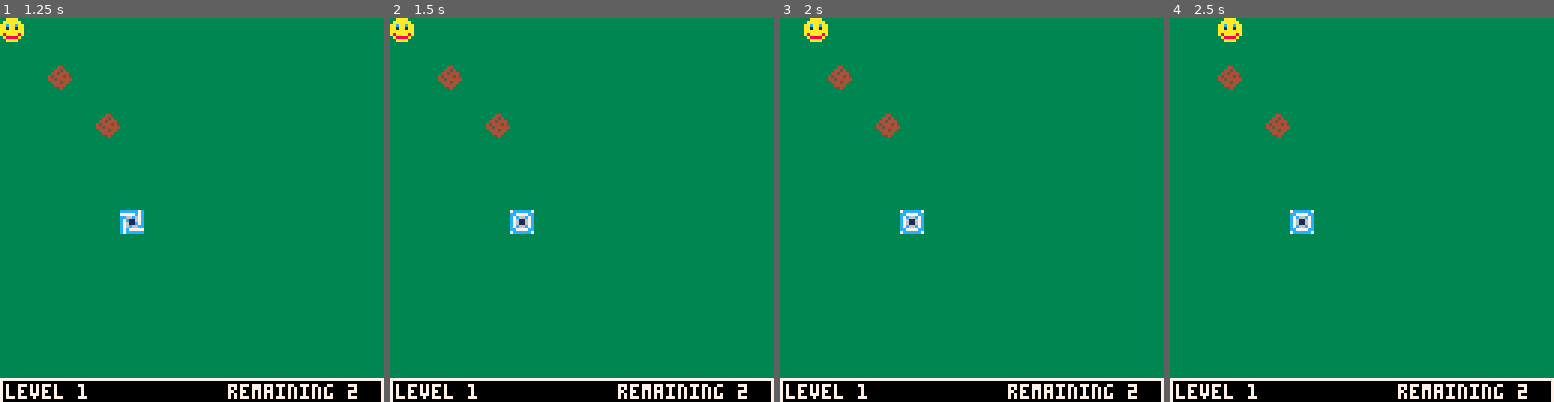
Above: before the commit, frames 1-4 (left to right).
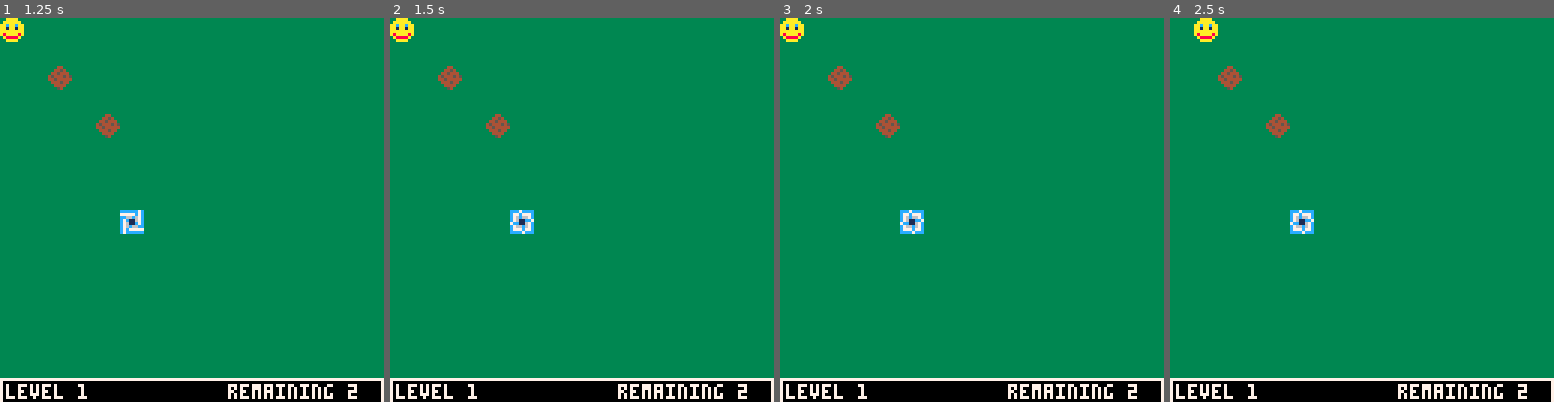
Above: after the commit, the same moments.

Repository: jlbeard84/pico8-nudge-nudge
Game: PICO-8 cartridge nudge-nudge.p8
Same seed, same stepped clock (60 frames per second), same inputs: the game is played once before the commit and once after it.
Inputs:
- Up to frame 1 (1.25 s): tap X (X key) at 0.33, 1.07 s
- Up to frame 2 (1.5 s): no input
- Up to frame 3 (2 s): hold Right from 1.6 s (still down); tap X (X key) at 1.85 s
- Up to frame 4 (2.5 s): release Right at 2.1 s; hold Up 2.15-2.42 s; hold Right from 2.47 s (still down)

Frame 1 is identical in both runs. In frame 2, 0.1% of the frame differs, in the area x 31-38%, y 50-57%; in frame 3, 0.8%, in the area x 0-38%, y 0-57%; in frame 4, 0.8%.

Commit message:
Added reset button

Diff:
--- a/nudge-nudge.p8
+++ b/nudge-nudge.p8
@@ -26,7 +26,13 @@
 
 function _init()
 
+	player.x=0
+	player.y=0
+
 	startpos=16
+	blockcount=2
+
+	blocks={}
 
 	for i=1,blockcount,1 do
 		blocks[i]={ x=startpos*i,y=startpos*i }
@@ -145,6 +151,12 @@
 end
 
 function _update()
+
+	if btnp(5) then
+		_init()
+		return
+	end
+
 	moveplayer()
 	updateanimations()
 end
